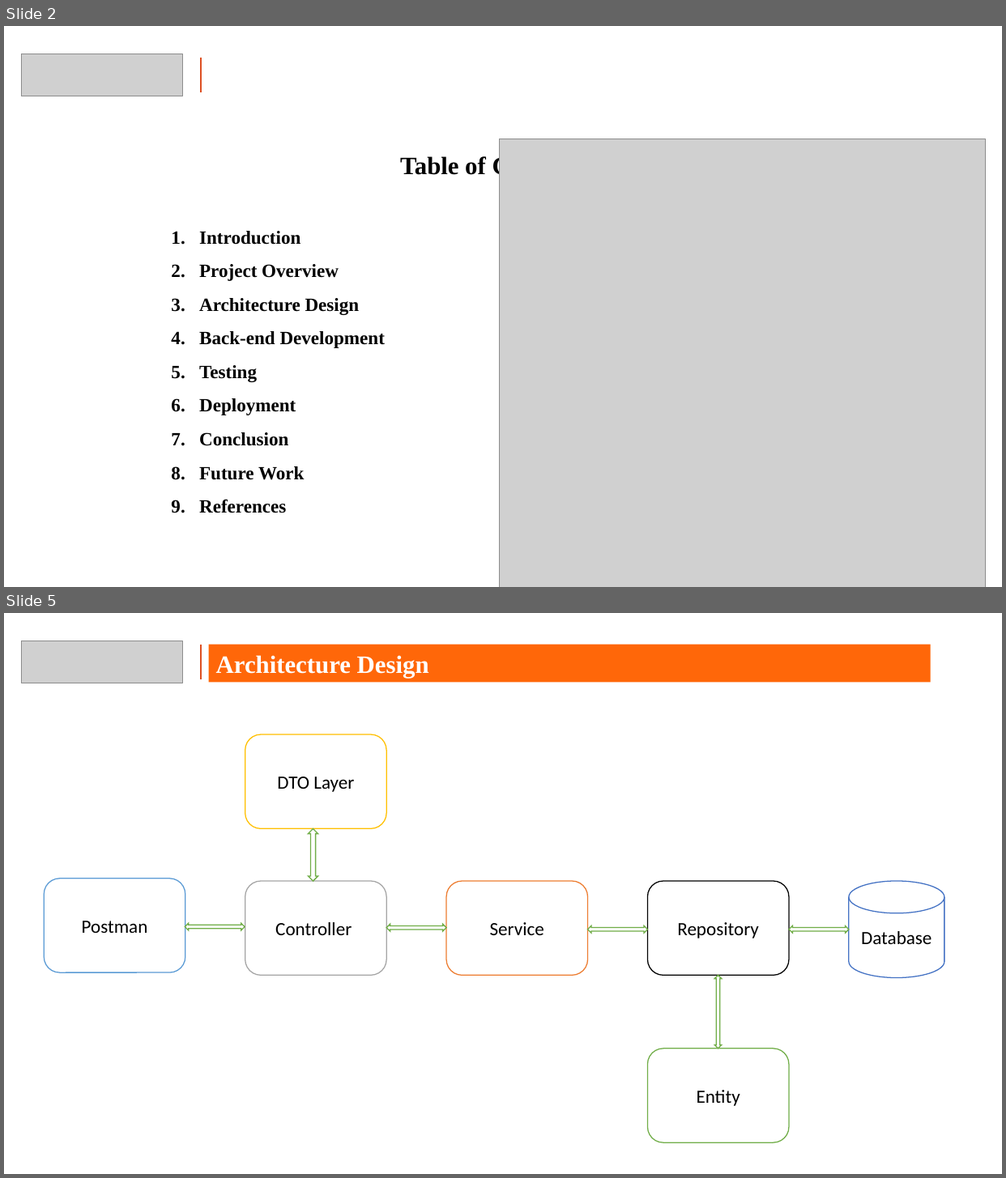
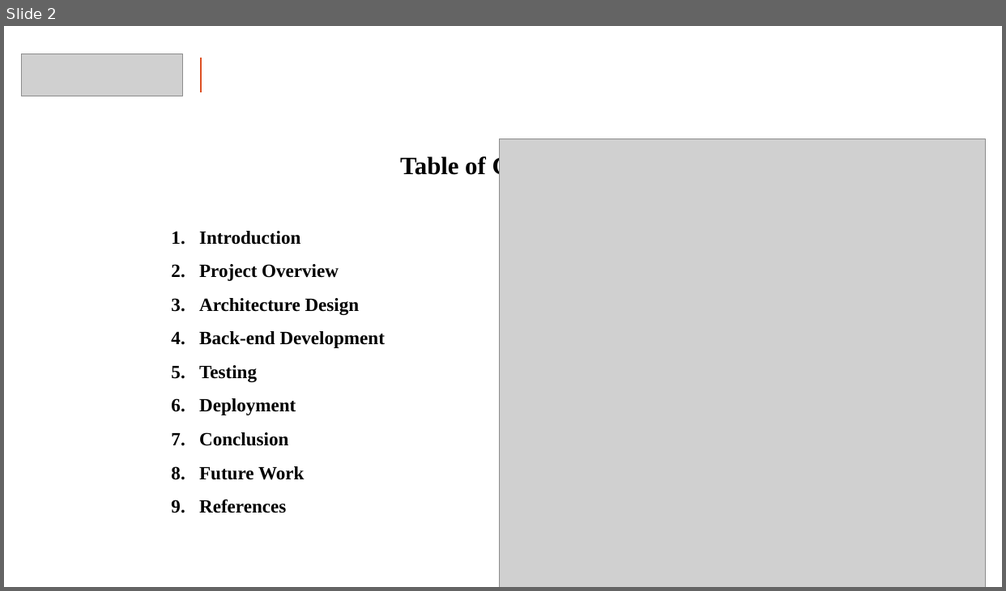
Before and after one commit to rootAdminB/hdfc_capstone_project_submission, a slide deck: capstone_ppt_tushar_bawankar.pptx. Shown one above the other, each under a label of ours: slides 2 and 5 before the commit, slide 2 after it; the slides between them are not shown. The pictures are 1006x1178 and 1006x591 pixels, drawn with LibreOffice and Linux fonts; fonts in the diff are those of the drawing; grey boxes stand for pictures; background and template pictures are left out. Boxes give left, top, right and bottom in pixels: in the first picture for what was removed or moved away, otherwise in the second. Text is boxed around its words. In the diff, an @@ line names an element or a change of style, - is before the commit and + after.

```diff
--- a/capstone_ppt_tushar_bawankar.pptx
+++ b/capstone_ppt_tushar_bawankar.pptx
@@ slide 5 removed at bbox=[4, 613, 1002, 1174], background picture (left out) @@
@@ picture removed at bbox=[22, 641, 183, 683] @@
@@ line removed from (201, 645) to (201, 679) @@
@@ rectangle removed at bbox=[208, 645, 930, 682] @@
-Architecture Design
@@ rounded rectangle removed at bbox=[245, 735, 386, 828] @@
-DTO Layer
@@ left right arrow removed at bbox=[309, 829, 318, 881] @@
@@ rounded rectangle removed at bbox=[44, 879, 185, 973] @@
-Postman
@@ rounded rectangle removed at bbox=[245, 881, 386, 975] @@
-Controller
@@ rounded rectangle removed at bbox=[446, 881, 588, 975] @@
-Service
@@ rounded rectangle removed at bbox=[648, 881, 790, 975] @@
-Repository
@@ cylinder removed at bbox=[849, 881, 945, 977] @@
-Database
@@ left right arrow removed at bbox=[185, 924, 245, 931] @@
@@ left right arrow removed at bbox=[386, 924, 446, 932] @@
@@ left right arrow removed at bbox=[588, 926, 648, 934] @@
@@ left right arrow removed at bbox=[790, 926, 849, 934] @@
@@ left right arrow removed at bbox=[714, 975, 722, 1049] @@
@@ rounded rectangle removed at bbox=[648, 1049, 790, 1143] @@
-Entity
```
Also in this commit, not shown: 5 slides changed, 1 slide added, 3 other files.
